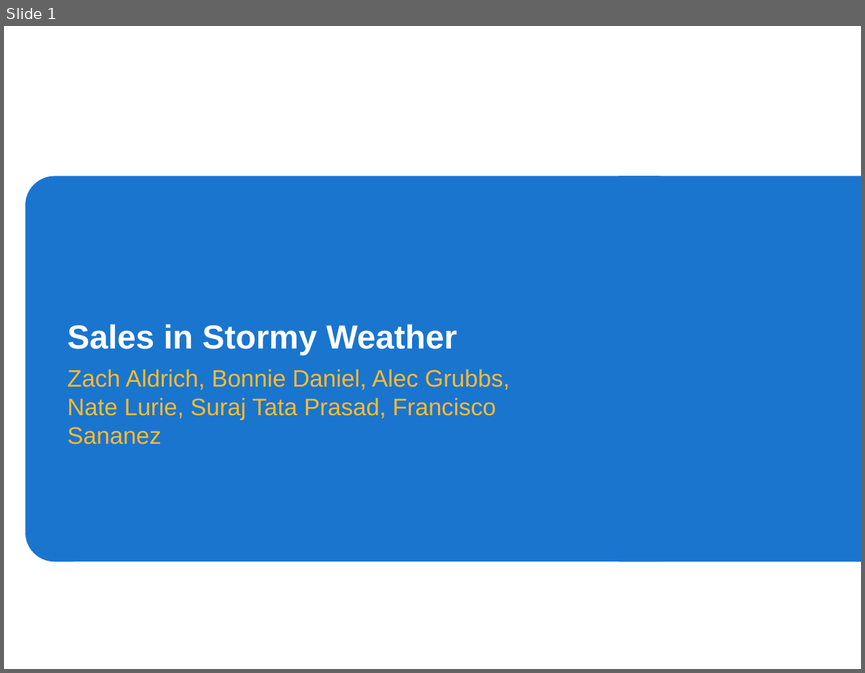
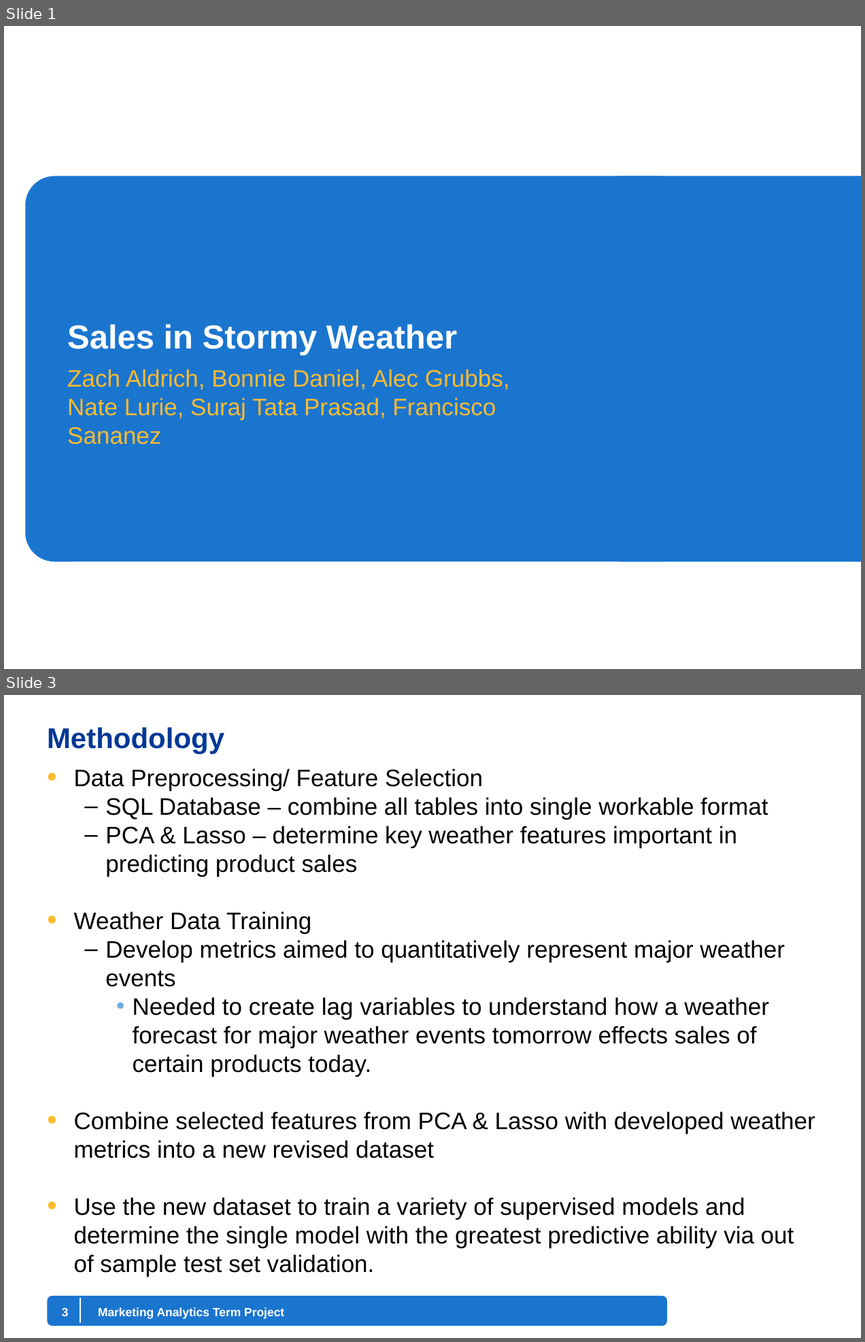
Before and after one commit to amacgrubbs/My-Stats-Class, a slide deck: Walmart_Powerpoint_Template.pptx. Shown one above the other, each under a label of ours: slide 1 before the commit, slides 1 and 3 after it; the slides between them are not shown. The pictures are 865x673 and 865x1342 pixels, drawn with LibreOffice and Linux fonts; fonts in the diff are those of the drawing; background and template pictures are left out. Boxes give left, top, right and bottom in pixels: in the first picture for what was removed or moved away, otherwise in the second. Text is boxed around its words. In the diff, an @@ line names an element or a change of style, - is before the commit and + after.

```diff
--- a/Walmart_Powerpoint_Template.pptx
+++ b/Walmart_Powerpoint_Template.pptx
@@ slide 3 added at (4, 695, 861, 1338), background #FFFFFF @@
@@ title added at (47, 727, 224, 754), 24 pt, text #003896, bold @@
+Methodology
@@ text added at (74, 768, 815, 1276), 20 pt, text #000000 @@
+• Data Preprocessing/ Feature Selection
+  – SQL Database – combine all tables into single workable format
+  – PCA & Lasso – determine key weather features important in predicting product sales
+• Weather Data Training
+  – Develop metrics aimed to quantitatively represent major weather events
+    • Needed to create lag variables to understand how a weather forecast for major weather events tomorrow effects sales of certain products today.
+• Combine selected features from PCA & Lasso with developed weather metrics into a new revised dataset
+• Use the new dataset to train a variety of supervised models and determine the single model with the greatest predictive ability via out of sample test set validation.
@@ rounded rectangle added at (47, 1295, 666, 1325), fill #1A75CF @@
@@ line added from (80, 1297) to (80, 1322), #FFFFFF 1 pt @@
@@ page number added at (62, 1307, 69, 1316), 10 pt, text #FFFFFF, bold @@
+3
@@ text added at (98, 1307, 284, 1319), 10 pt, text #FFFFFF, bold @@
+Marketing Analytics Term Project
```
Also in this commit, not shown: 3 other slides added, 1 slide removed, 1 other file.
